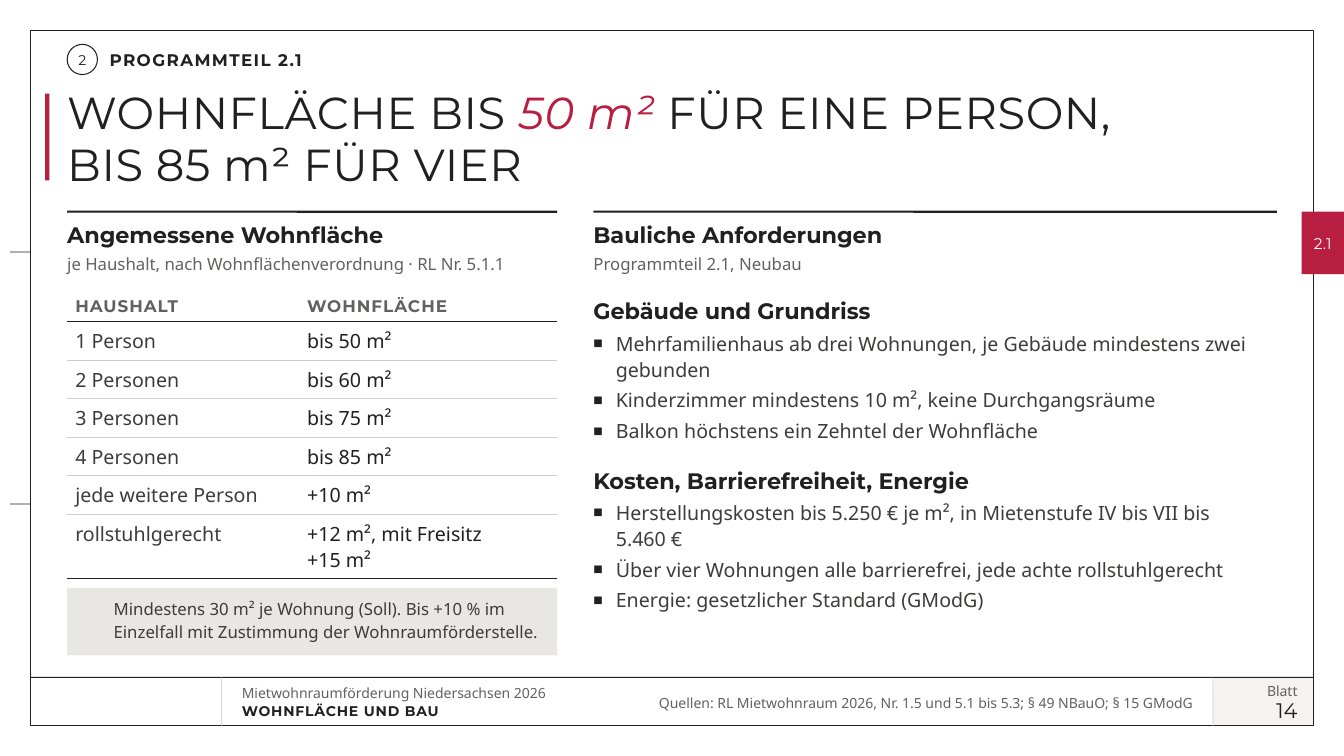
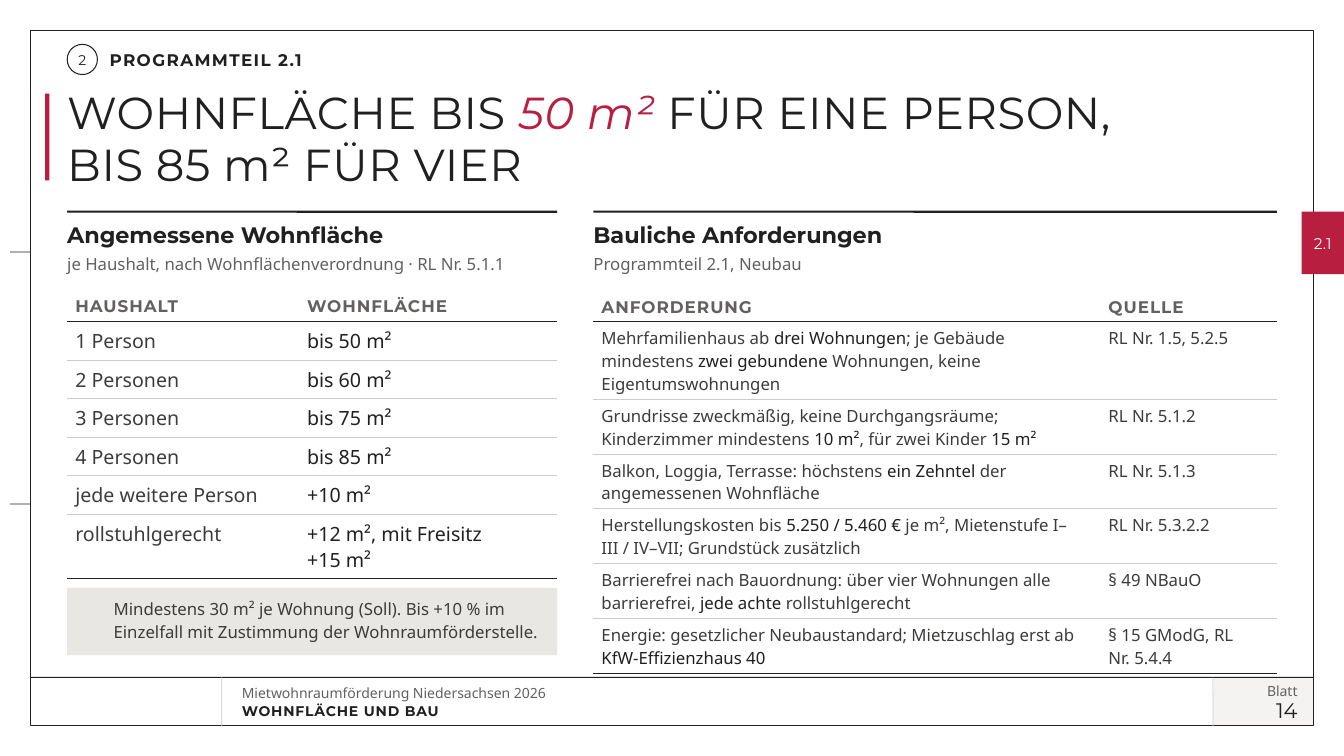
Before and after one commit to vgedaschko/NBank, a slide deck: slide 14 of praesentation/dist/PGN-Mietwohnraumfoerderung-Niedersachsen-2026-Vortrag.pptx. Drawn at 1344x756 pixels with LibreOffice and Linux fonts; fonts in the diff are those of the drawing; background and template pictures are left out. Boxes give left, top, right and bottom in pixels: in the first picture for what was removed or moved away, otherwise in the second. Text is boxed around its words. In the diff, an @@ line names an element or a change of style, - is before the commit and + after.

```diff
--- a/praesentation/dist/PGN-Mietwohnraumfoerderung-Niedersachsen-2026-Vortrag.pptx
+++ b/praesentation/dist/PGN-Mietwohnraumfoerderung-Niedersachsen-2026-Vortrag.pptx
@@ table added at bbox=[594, 288, 1277, 668], 7 rows, 2 columns @@
+ANFORDERUNG | QUELLE
+Mehrfamilienhaus ab drei Wohnungen; je Gebäude mindestens zwei gebundene Wohnungen, keine Eigentumswohnungen | RL Nr. 1.5, 5.2.5
+Grundrisse zweckmäßig, keine Durchgangsräume; Kinderzimmer mindestens 10 m², für zwei Kinder 15 m² | RL Nr. 5.1.2
+Balkon, Loggia, Terrasse: höchstens ein Zehntel der angemessenen Wohnfläche | RL Nr. 5.1.3
+Herstellungskosten bis 5.250 / 5.460 € je m², Mietenstufe I–III / IV–VII; Grundstück zusätzlich | RL Nr. 5.3.2.2
+Barrierefrei nach Bauordnung: über vier Wohnungen alle barrierefrei, jede achte rollstuhlgerecht | § 49 NBauO
+Energie: gesetzlicher Neubaustandard; Mietzuschlag erst ab KfW-Effizienzhaus 40 | § 15 GModG, RL Nr. 5.4.4
@@ text removed at bbox=[593, 301, 1246, 612] @@
-Gebäude und Grundriss
-■ Mehrfamilienhaus ab drei Wohnungen, je Gebäude mindestens zwei gebunden
-■ Kinderzimmer mindestens 10 m², keine Durchgangsräume
-■ Balkon höchstens ein Zehntel der Wohnfläche
-Kosten, Barrierefreiheit, Energie
-■ Herstellungskosten bis 5.250 € je m², in Mietenstufe IV bis VII bis 5.460 €
-■ Über vier Wohnungen alle barrierefrei, jede achte rollstuhlgerecht
-■ Energie: gesetzlicher Standard (GModG)
@@ text removed at bbox=[659, 697, 1193, 711] @@
-Quellen: RL Mietwohnraum 2026, Nr. 1.5 und 5.1 bis 5.3; § 49 NBauO; § 15 GModG
```
Also in this commit, not shown: 18 other slides changed, 1 slide removed, 26 other files.
